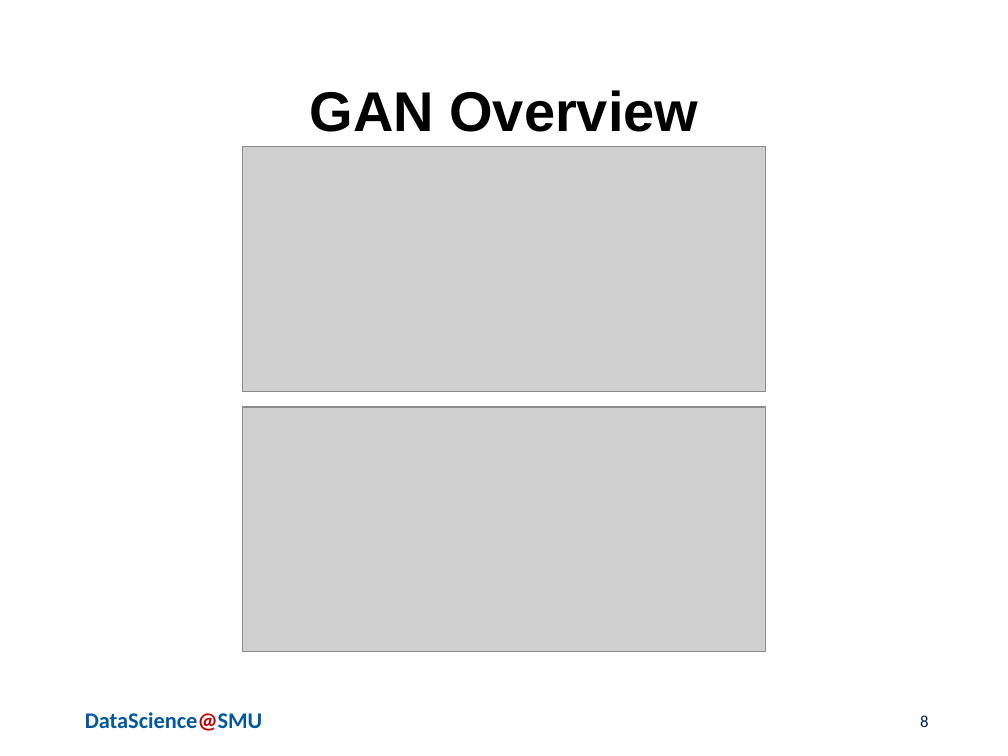
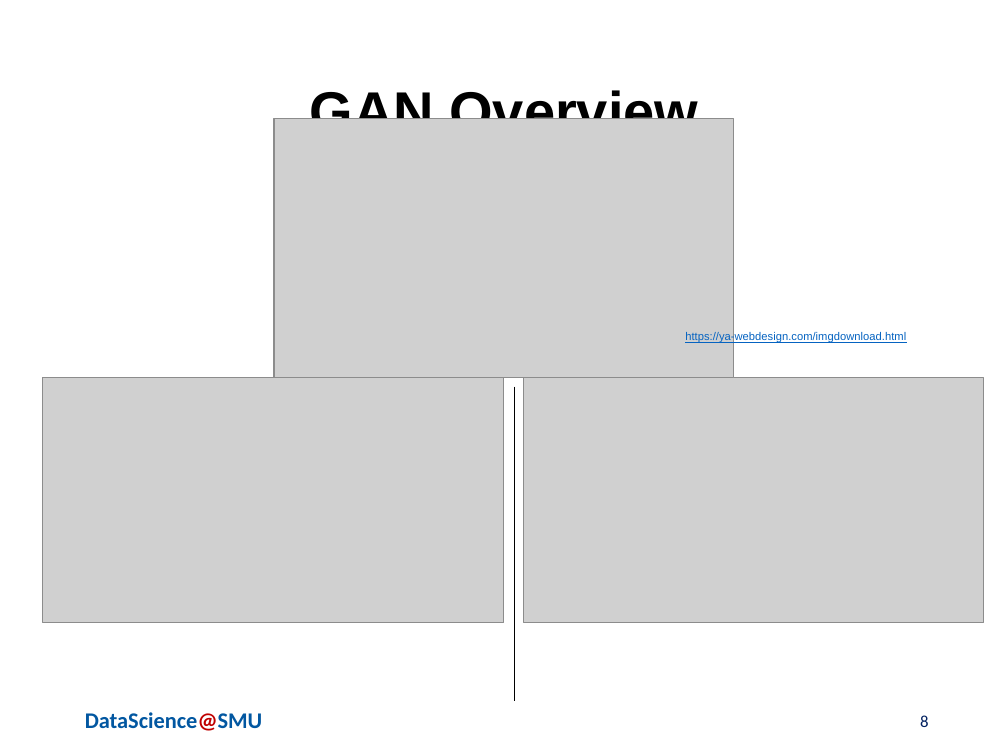
Before and after one commit to skhayden/Reducing-Age-Bias-in-Machine-Learning-An-Algorithmic-Approach, a slide deck: slide 8 of AdversarialBiasPresentation Steven+Solange+Nicole.pptx. Drawn at 1008x756 pixels with LibreOffice and Linux fonts; fonts in the diff are those of the drawing; grey boxes stand for pictures; background and template pictures are left out. Boxes give left, top, right and bottom in pixels: in the first picture for what was removed or moved away, otherwise in the second. Text is boxed around its words. In the diff, an @@ line names an element or a change of style, - is before the commit and + after.

Commit message:
Updated slides

```diff
--- a/AdversarialBiasPresentation Steven+Solange+Nicole.pptx
+++ b/AdversarialBiasPresentation Steven+Solange+Nicole.pptx
@@ picture added at (x1=274, y1=119, x2=734, y2=378) @@
@@ text added at (x1=685, y1=332, x2=906, y2=343), 8 pt, text #0563C1, underline @@
+https://ya-webdesign.com/imgdownload.html
@@ picture resized from (x1=243, y1=407, x2=766, y2=652) to (x1=43, y1=378, x2=504, y2=623) @@
@@ line added from (515, 386) to (515, 701), #000000 0.5 pt @@
@@ picture resized from (x1=243, y1=146, x2=766, y2=391) to (x1=524, y1=378, x2=984, y2=623) @@
```
Also in this commit, not shown: 3 other slides changed, 1 other file.
